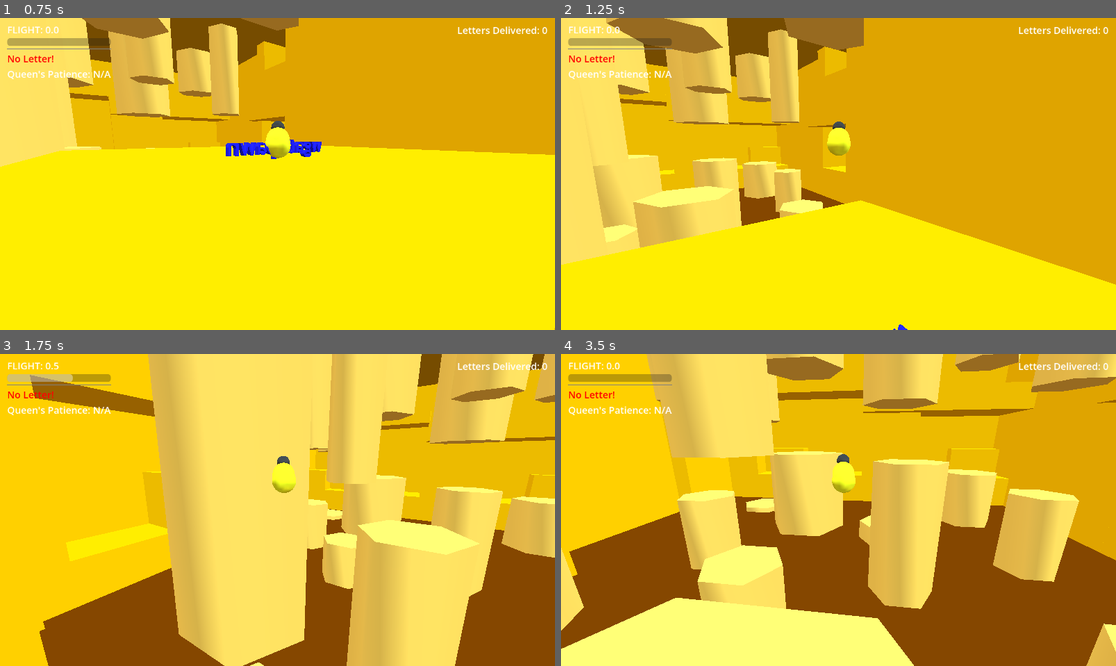
Above: before the commit, frames 1-4 (two rows, left to right).
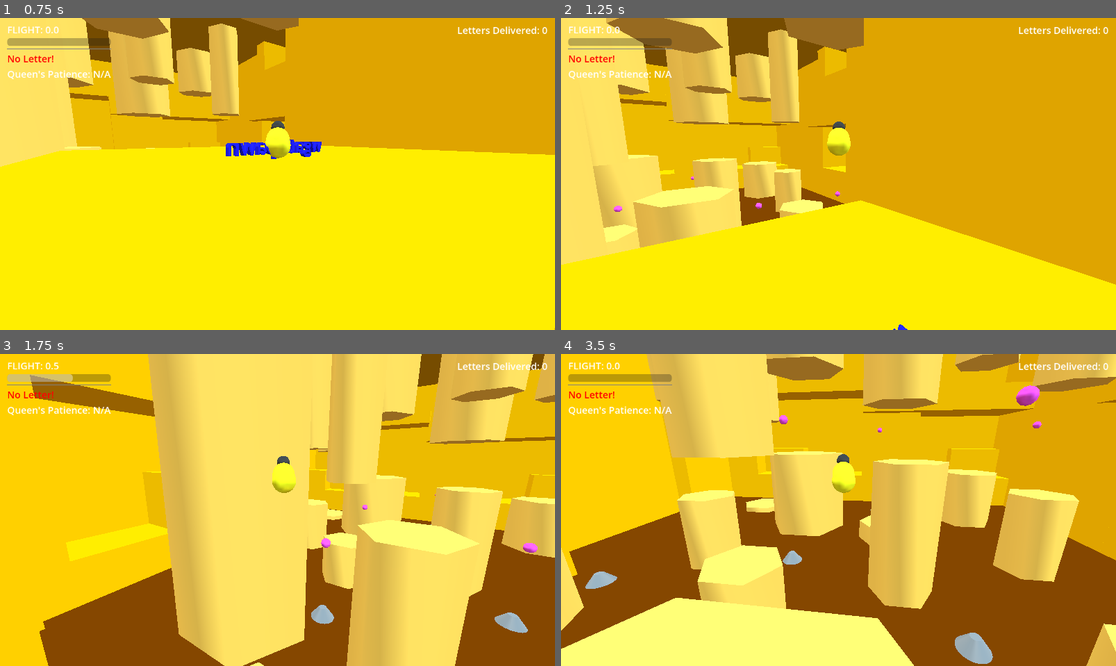
Above: after the commit, the same moments.

Repository: GunterJr/game-jam-feb
Game: Godot game, scene res://scenes/areas/main-zone.tscn
The game is run twice, just before and just after one commit, with the same random seed, the same clock (stepped at 60 frames per second) and the same inputs.
Inputs (mouse positions are in pixels of both pictures, inside the frame that each line leads up to):
- Up to frame 1 (0.75 s): tap Enter (ui_accept) at 0.5 s; move the mouse to (305, 174) at 0.52 s; hold W (forward) from 0.53 s (still down); tap Shift (dash) at 0.6 s; click (305, 174) at 0.67 s
- Up to frame 2 (1.25 s): keep holding W (forward); tap Space (jump) at 0.77 s
- Up to frame 3 (1.75 s): keep holding W (forward); move the mouse to (249, 510) at 1.27 s; tap Shift (dash) at 1.35 s; tap Space (jump) at 1.52 s
- Up to frame 4 (3.5 s): keep holding W (forward); move the mouse to (849, 503) at 2.02 s; tap Shift (dash) at 2.1, 2.85 s; move the mouse to (832, 516) at 2.77 s; click (832, 516) at 2.92 s; tap Space (jump) at 3.02 s

Frame 1 is identical in both runs. In frame 2, less than 0.1% of the frame differs, in the area x 9-51%, y 50-63%; in frame 3, 0.5%; in frame 4, 1.1%, in the area x 4-87%, y 10-100%.

Commit message:
Add honey ball spawners

Diff:
--- a/scenes/areas/main-zone.tscn
+++ b/scenes/areas/main-zone.tscn
@@ -5,6 +5,7 @@
 [ext_resource type="AudioStream" uid="uid://5kurmmh0hefd" path="res://audio/music/music.ogg" id="3_fd2pj"]
 [ext_resource type="PackedScene" uid="uid://bdl5r6jfrxnn4" path="res://scenes/misc/killer.tscn" id="5_tpxpp"]
 [ext_resource type="PackedScene" uid="uid://c7rwuc6ols6vy" path="res://scenes/objects/actor-spawn.tscn" id="6_1vv31"]
+[ext_resource type="PackedScene" uid="uid://dyio6jn7ky8op" path="res://scenes/objects/honey-ball-spawner.tscn" id="6_ysv1u"]
 
 [sub_resource type="ProceduralSkyMaterial" id="ProceduralSkyMaterial_et7hr"]
 
@@ -682,3 +683,30 @@
 
 [node name="Killer" parent="." unique_id=785259735 instance=ExtResource("5_tpxpp")]
 transform = Transform3D(1, 0, 0, 0, 1, 0, 0, 0, 1, 0, -1.4779052, 0)
+
+[node name="HoneyBallSpawner" parent="." unique_id=1245691608 instance=ExtResource("6_ysv1u")]
+transform = Transform3D(1, 0, 0, 0, 1, 0, 0, 0, 1, 0.53858495, -1.5, 8.057344)
+
+[node name="HoneyBallSpawner2" parent="." unique_id=1963929867 instance=ExtResource("6_ysv1u")]
+transform = Transform3D(1, 0, 0, 0, 1, 0, 0, 0, 1, -9.81924, -1.499999, 13.918827)
+
+[node name="HoneyBallSpawner3" parent="." unique_id=1190235653 instance=ExtResource("6_ysv1u")]
+transform = Transform3D(1, 0, 0, 0, 1, 0, 0, 0, 1, 12.718701, -1.5, 15.921003)
+
+[node name="HoneyBallSpawner4" parent="." unique_id=845756449 instance=ExtResource("6_ysv1u")]
+transform = Transform3D(1, 0, 0, 0, 1, 0, 0, 0, 1, -19.04701, -1.4999971, 28.28233)
+
+[node name="HoneyBallSpawner5" parent="." unique_id=1292601420 instance=ExtResource("6_ysv1u")]
+transform = Transform3D(1, 0, 0, 0, 1, 0, 0, 0, 1, 1.0177917, -1.5, 20.611359)
+
+[node name="HoneyBallSpawner6" parent="." unique_id=61117747 instance=ExtResource("6_ysv1u")]
+transform = Transform3D(1, 0, 0, 0, 1, 0, 0, 0, 1, -5.8127337, -1.500001, 35.53146)
+
+[node name="HoneyBallSpawner7" parent="." unique_id=1550208238 instance=ExtResource("6_ysv1u")]
+transform = Transform3D(1, 0, 0, 0, 1, 0, 0, 0, 1, 13.152834, -1.500001, 27.47329)
+
+[node name="HoneyBallSpawner8" parent="." unique_id=1559846265 instance=ExtResource("6_ysv1u")]
+transform = Transform3D(1, 0, 0, 0, 1, 0, 0, 0, 1, 11.048211, -1.4999995, 6.0874166)
+
+[node name="HoneyBallSpawner9" parent="." unique_id=1760002104 instance=ExtResource("6_ysv1u")]
+transform = Transform3D(1, 0, 0, 0, 1, 0, 0, 0, 1, -18.731197, -1.500001, 13.239365)
--- /dev/null
+++ b/scenes/objects/honey-ball-spawner.tscn
@@ -0,0 +1,25 @@
+[gd_scene format=3 uid="uid://dyio6jn7ky8op"]
+
+[ext_resource type="Script" uid="uid://dnxn4cmldr1l" path="res://scripts/honey_ball_spawner.gd" id="1_v7vgj"]
+[ext_resource type="PackedScene" uid="uid://d3w30uoyca4fd" path="res://scenes/objects/honey-ball.tscn" id="2_1wr55"]
+
+[sub_resource type="CylinderMesh" id="CylinderMesh_diwdw"]
+top_radius = 0.24
+bottom_radius = 0.755
+height = 0.685
+
+[sub_resource type="CylinderShape3D" id="CylinderShape3D_1wr55"]
+height = 0.65
+radius = 0.758
+
+[node name="HoneyBallSpawner" type="StaticBody3D" unique_id=1245691608]
+script = ExtResource("1_v7vgj")
+honey_ball = ExtResource("2_1wr55")
+
+[node name="MeshInstance3D" type="MeshInstance3D" parent="." unique_id=1497294165]
+transform = Transform3D(1, 0, 0, 0, 1, 0, 0, 0, 1, 0, 0.34573483, 0)
+mesh = SubResource("CylinderMesh_diwdw")
+
+[node name="CollisionShape3D" type="CollisionShape3D" parent="." unique_id=460168872]
+transform = Transform3D(1, 0, 0, 0, 1, 0, 0, 0, 1, 0, 0.3332145, 0)
+shape = SubResource("CylinderShape3D_1wr55")
--- a/scripts/honey_ball.gd
+++ b/scripts/honey_ball.gd
@@ -5,7 +5,7 @@
 
 func _physics_process(delta: float) -> void:
 	if honey_type == Type.FLOATER:
-		position.y += .005
+		position.y += .05
 
 func _on_body_entered(body: Node3D) -> void:
 	body.refresh()
--- /dev/null
+++ b/scripts/honey_ball_spawner.gd
@@ -0,0 +1,19 @@
+extends StaticBody3D
+
+@export var honey_ball : PackedScene
+@export var spawning : bool = true
+
+# Called when the node enters the scene tree for the first time.
+func _ready() -> void:
+	spawn()
+
+
+func spawn():
+	while spawning:
+		var new_ball = honey_ball.instantiate()
+		new_ball.honey_type = new_ball.Type.FLOATER
+		new_ball.position = self.position
+		get_tree().root.add_child.call_deferred(new_ball)
+		await get_tree().create_timer(randf_range(4, 7)).timeout
+		if new_ball:
+			new_ball.queue_free()
Not shown, added: scripts/honey_ball_spawner.gd.uid
